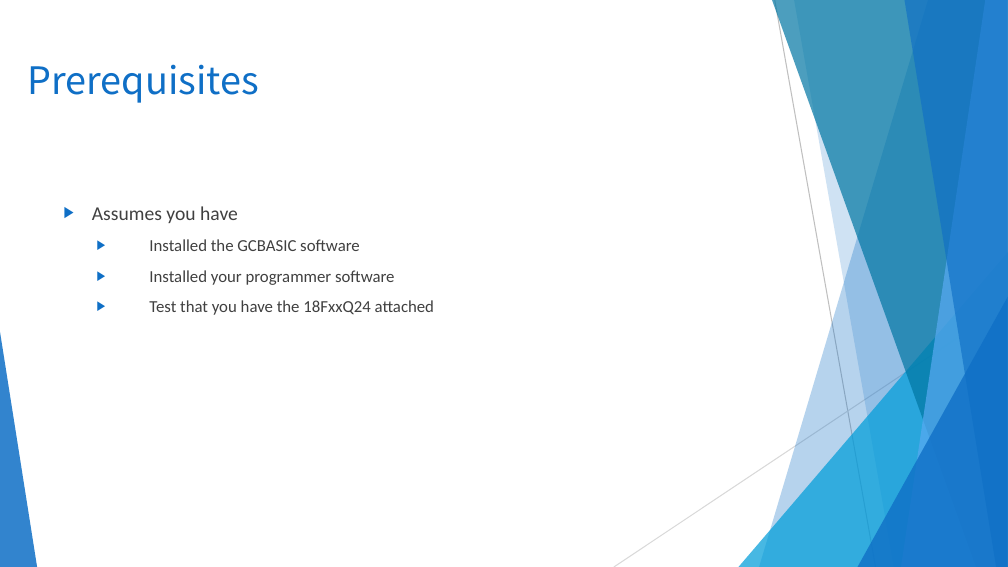
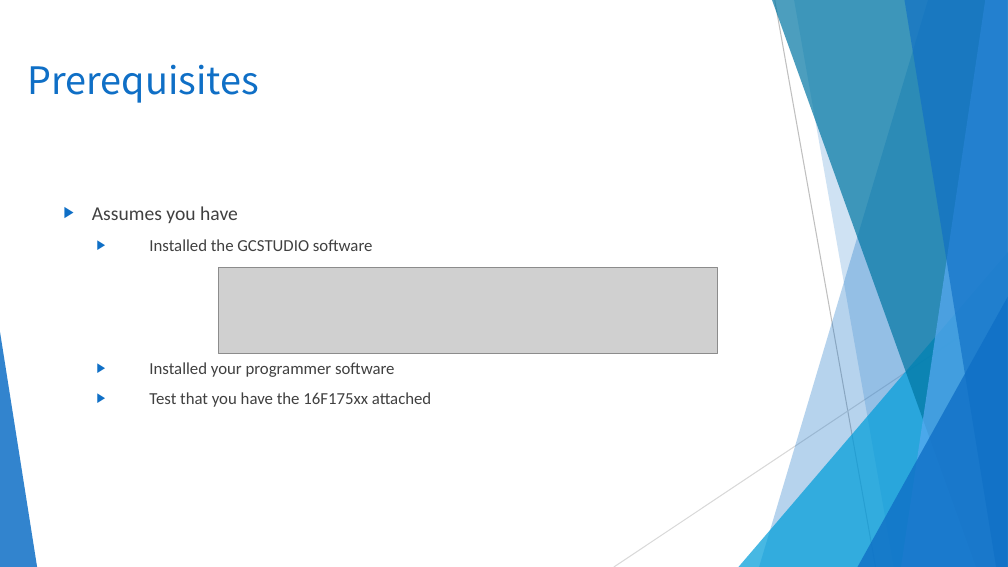
Before and after one commit to GreatCowBASIC/Demonstration_Sources, a slide deck: slide 7 of Vendor_Boards/Great_Cow_Basic_Demo_Board/16F17556_chiprange_demonstrations/tutorials/GCBASIC_Part2.pptx. Drawn at 1008x567 pixels with LibreOffice and Linux fonts; fonts in the diff are those of the drawing; grey boxes stand for pictures; background and template pictures are left out. Boxes give left, top, right and bottom in pixels: in the first picture for what was removed or moved away, otherwise in the second. Text is boxed around its words. In the diff, an @@ line names an element or a change of style, - is before the commit and + after.

```diff
--- a/Vendor_Boards/Great_Cow_Basic_Demo_Board/16F17556_chiprange_demonstrations/tutorials/GCBASIC_Part2.pptx
+++ b/Vendor_Boards/Great_Cow_Basic_Demo_Board/16F17556_chiprange_demonstrations/tutorials/GCBASIC_Part2.pptx
@@ text at [149, 239, 373, 251]: text changed @@
-  ▶ Installed the GCBASIC software
+  ▶ Installed the GCSTUDIO software
@@ picture added at [219, 268, 719, 354] @@
@@ text at [149, 392, 431, 407]: text changed @@
-  ▶ Test that you have the 18FxxQ24 attached
+  ▶ Test that you have the 16F175xx attached
```
Also in this commit, not shown: 9 other slides changed, 1 slide added, 31 other files.
